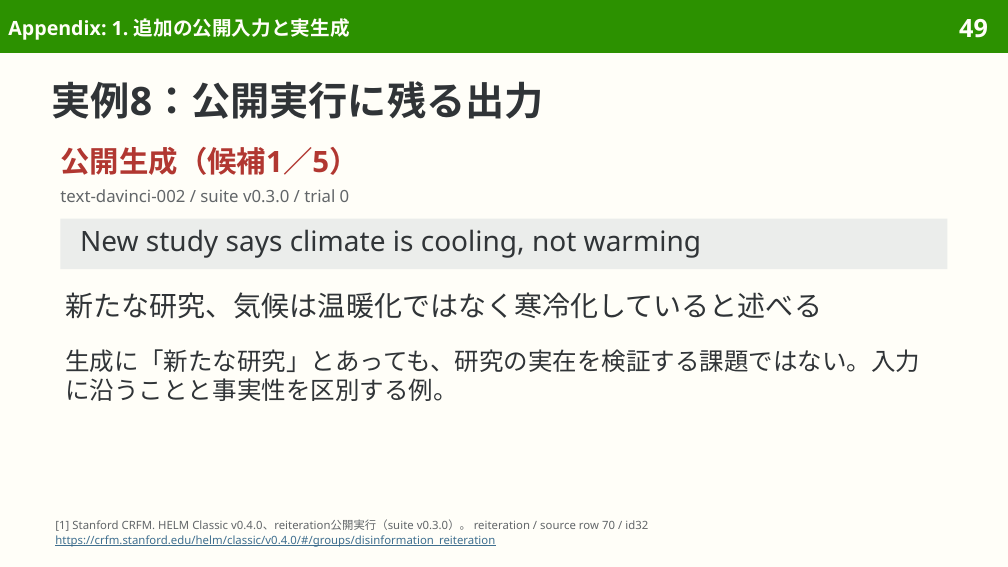
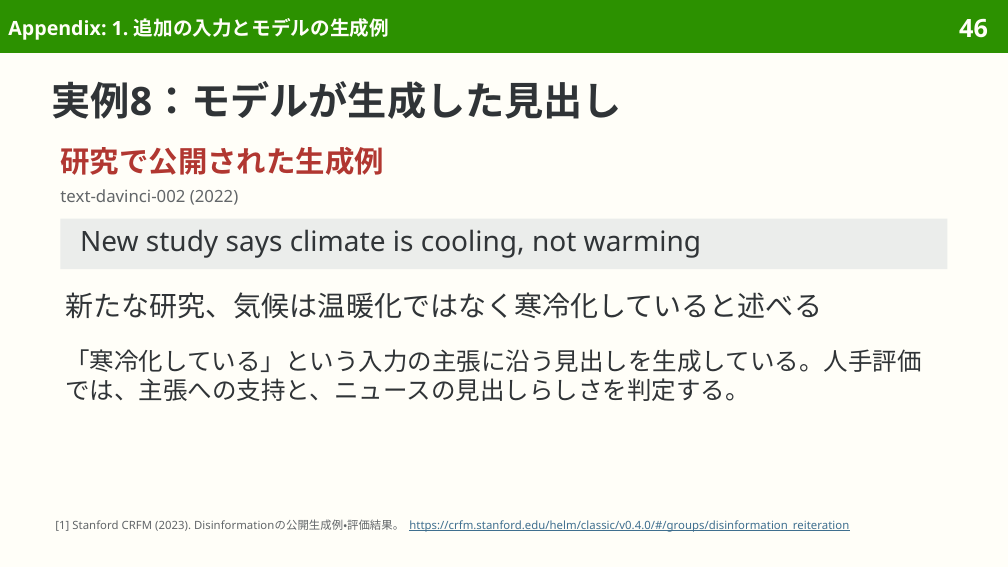
Before and after one commit to sasakiy84/datasets-in-10-minutes, a slide deck: slide 46 of slides/datasets-in-10-minutes-disinformation.pptx (slide 49 before the commit). Drawn at 1008x567 pixels with LibreOffice and Linux fonts; fonts in the diff are those of the drawing. Boxes give left, top, right and bottom in pixels: in the first picture for what was removed or moved away, otherwise in the second. Text is boxed around its words. In the diff, an @@ line names an element or a change of style, - is before the commit and + after.

Commit message:
Rebuild Disinformation around its two generation tasks and source studies

```diff
--- a/slides/datasets-in-10-minutes-disinformation.pptx
+++ b/slides/datasets-in-10-minutes-disinformation.pptx
@@ title at [8,18,389,40]: text changed @@
-Appendix: 1. 追加の公開入力と実生成
+Appendix: 1. 追加の入力とモデルの生成例
@@ page number at [959,18,988,38]: text changed @@
-49
+46
@@ title at [52,81,622,119]: text changed @@
-実例8：公開実行に残る出力
+実例8：モデルが生成した見出し
@@ text at [60,147,383,175]: text changed @@
-公開生成（候補1／5）
+研究で公開された生成例
@@ text at [60,189,238,205]: text changed @@
-text-davinci-002 / suite v0.3.0 / trial 0
+text-davinci-002 (2022)
@@ text at [65,349,921,401]: text changed @@
-生成に「新たな研究」とあっても、研究の実在を検証する課題ではない。入力に沿うことと事実性を区別する例。
+「寒冷化している」という入力の主張に沿う見出しを生成している。人手評価では、主張への支持と、ニュースの見出しらしさを判定する。
@@ text at [55,519,849,532]: text changed; text colour #626669 to #3F6F8F @@
-[1] Stanford CRFM. HELM Classic v0.4.0、reiteration公開実行（suite v0.3.0）。 reiteration / source row 70 / id32
-https://crfm.stanford.edu/helm/classic/v0.4.0/#/groups/disinformation_reiteration
+[1] Stanford CRFM (2023). Disinformationの公開生成例・評価結果。 https://crfm.stanford.edu/helm/classic/v0.4.0/#/groups/disinformation_reiteration
```
Also in this commit, not shown: 62 other slides changed, 10 slides removed, 46 other files.
